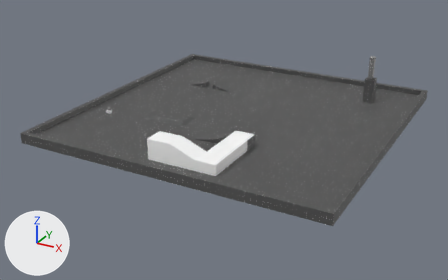
What one commit did to the glTF model assets/terrain.glb.
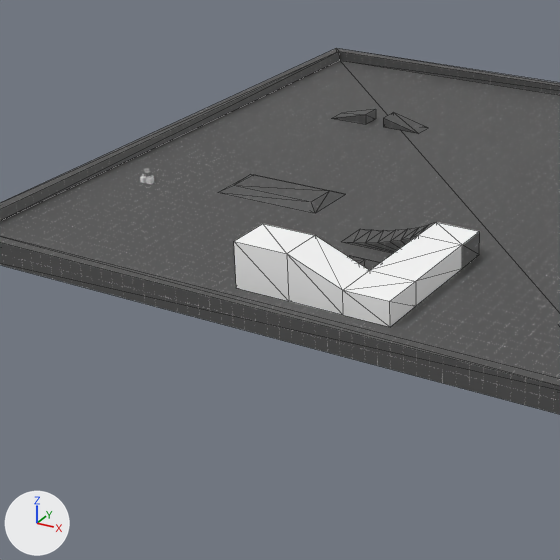
Each version is shown whole from a 50 mm lens placed at (53.0, -103.7, 45.5), pointed at (-1.4, -4.9, -4.0), then close up on the part from 10% to 65% of the width and 12% to 100% of the height. Arrows for +X, +Y and +Z are at lower left; the lights stay in place. The last two pictures show the newer version. The close-ups show mesh edges as thin lines. Where no turn or scale is listed for an object, it has been applied to the vertices. Vertices at exactly the same position are counted once.

Objects in the first close-up: 'SM_ground' and 2 more.
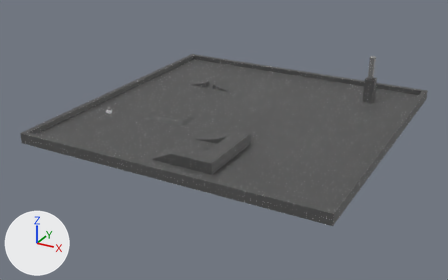
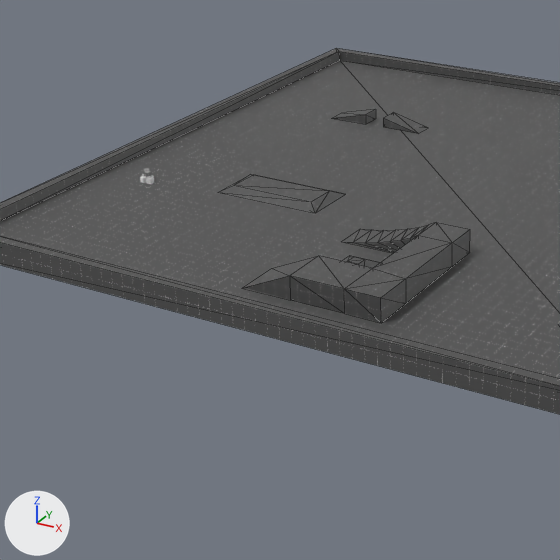
Where the change shows, as pixel boxes [x1, y1, x2, y2] in the close-ups (560 x 560 px; the box of a moved part takes in the faces that stretch with it):
part 1 of me_sm_ground, moved or reshaped: before [234, 224, 370, 315]; after [242, 256, 372, 314]
part 2 of me_sm_ground, surface changed (white to grey): before [235, 222, 480, 327]; after [272, 222, 470, 323]

The change in detail:
me_sm_ground is used by ob_sm_ground; location (0.0, 0.0, 0.0).
me_sm_ground had 90 vertices, 152 faces and spanned x -30.0..30.0, y -30.0..30.0, z -1.0..5.0.
me_sm_ground now has 88 vertices, 148 faces and spans x -30.0..30.0, y -30.0..30.0, z -1.0..5.0.
Part 1, on me_sm_ground:
4 vertices are removed from x -4.3..0.3, y -26.2..-22.4, z 0.0..3.8.
15 faces are deleted.
6 vertices in x 8.9, y -22.4..-12.0, z 0.0..2.0 move by (-0.9, 0.0, 0.0).
3 vertices in x 0.3..5.0, y -22.4, z 0.0..2.0 move by (0.0, 0.4, 0.0).
7 vertices move from x -4.3..8.9, y -26.2..-22.4, z 0.0..3.8 to x -4.0..8.0, y -26.0..-22.0, z 0.0..2.0.
2 vertices are added at (-4.0, -26.0, 0.0), (0.3, -26.0, 0.0).
11 new faces join them.
me_sm_ground part 2: 27 kept faces spanning x -4.0..8.0, y -26.0..-12.0, z 0.0..2.0 get new texture (UV) coordinates.
